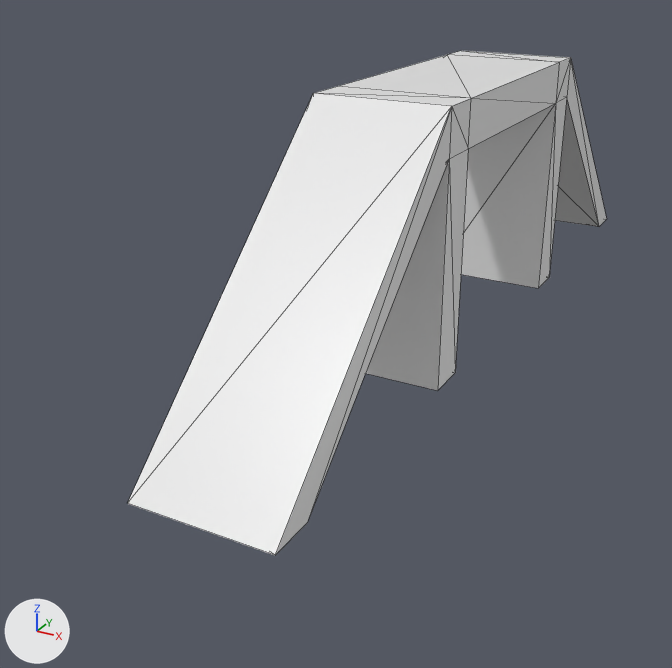
The glTF model 3d/dog/balk.glb, before and after one commit.
Both versions are drawn from a 50 mm lens placed at (9.7, -20.6, 9.1), pointed at (-0.3, -2.5, 0.0). Every picture has the same lights, and +X, +Y and +Z are marked at lower left. Mesh edges are drawn as thin lines. Vertices at the same position are counted once.
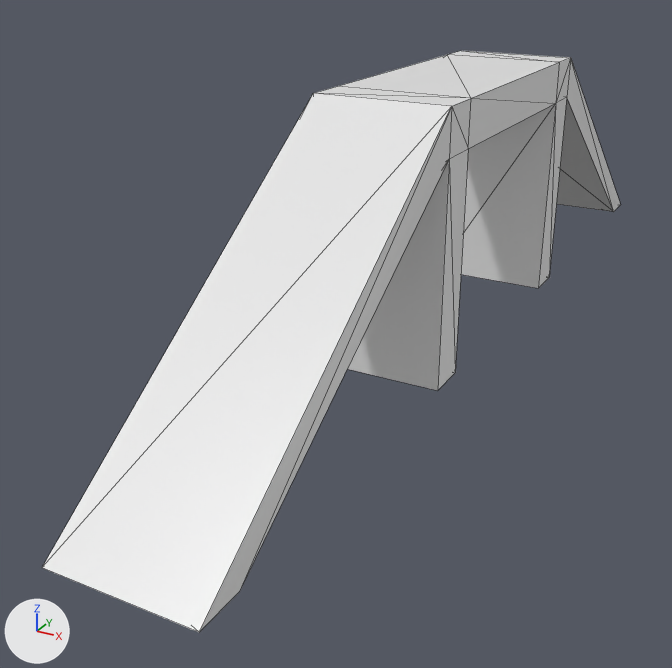
The change in detail:
me_cube has 32 vertices, 60 faces and spans x 0.0..3.0, y -10.5..10.5, z 0.0..6.0.
me_cube is used by ob_cube; location (0.0, 0.0, 0.0).
Before the commit, vertices of me_cube: 0 (3.0, -10.5, 0.0) at pixel (275, 555), 2 (0.0, -10.5, 0.0) at pixel (127, 503), 16 (0.0, -9.5, 0.0), 19 (3.0, -9.5, 0.0) at pixel (307, 522).
Before the commit, vertices of me_cube: 3 (0.0, 10.5, 0.0), 4 (3.0, 9.5, 0.0) at pixel (599, 226), 5 (0.0, 9.5, 0.0), 11 (3.0, 10.5, 0.0) at pixel (606, 219).
Part 1, on me_cube:
Vertices 0, 2, 16, 19 of me_cube move by (0.0, -2.0, 0.0).
Part 2, on me_cube:
Vertices 3, 4, 5, 11 of me_cube move by (0.0, 2.0, 0.0).

Changed parts and their boxes [x1, y1, x2, y2] in the pictures (672 x 668 px; the box of a moved part takes in the faces that stretch with it):
'Cube', reshaped (21% wider, 15% taller)
    before: [128, 51, 607, 555]
    after: [42, 51, 621, 632]
part 1 of me_cube, moved or reshaped
    before: [128, 93, 452, 555]
    after: [42, 93, 452, 632]
part 2 of me_cube, moved or reshaped
    before: [555, 60, 607, 227]
    after: [557, 60, 621, 212]
